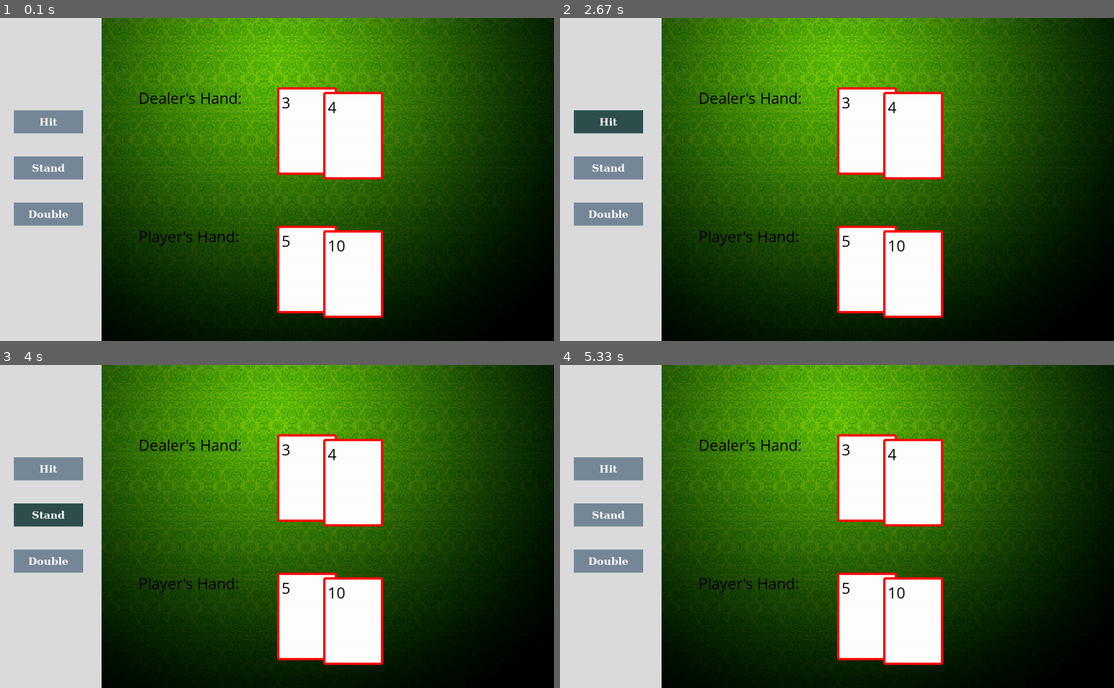
Above: before the commit, frames 1-4 (two rows, left to right).
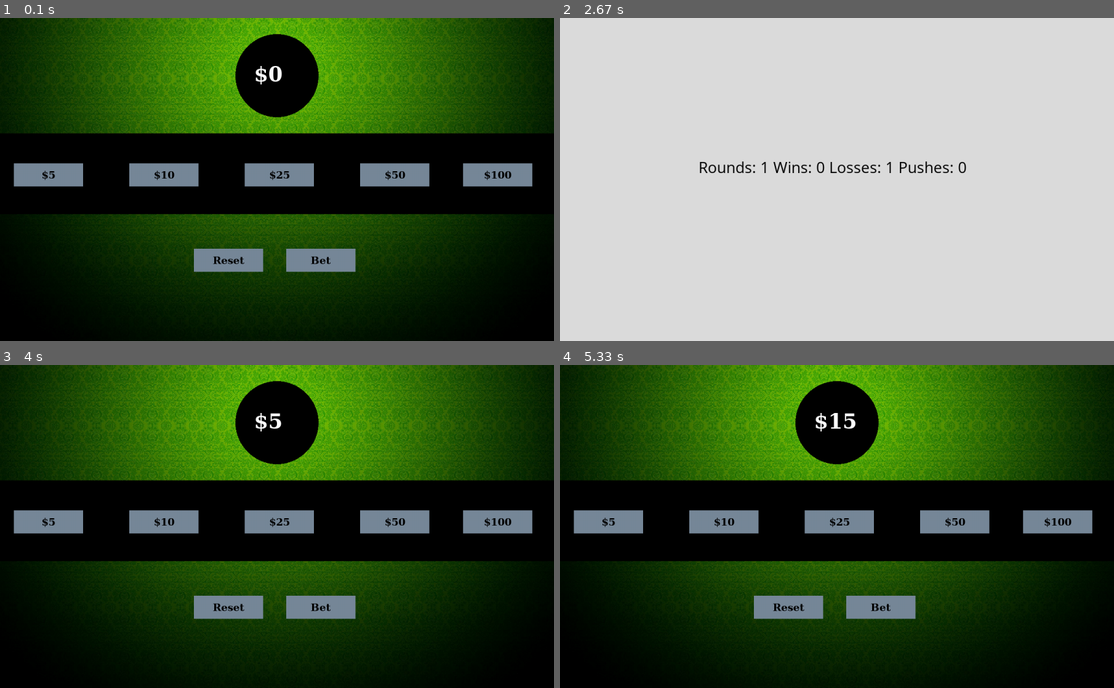
Above: after the commit, the same moments.

Repository: deograciasong/5001-Project
Game: pygame game, started from test_xinui.py
Same seed, same stepped clock (60 frames per second), same inputs: the game is played once before the commit and once after it.
Inputs (mouse positions are in pixels of both pictures, inside the frame that each line leads up to):
- Up to frame 1 (0.1 s): type "1 (at the terminal prompt)" at 0 s
- Up to frame 2 (2.67 s): click (837, 179) at 0.38 s; click (892, 250) at 0.72 s; click "Hit" at 1.05 s; click "Hit" at 2.38 s
- Up to frame 3 (4 s): click (49, 523) at 3.72 s, where only the run after the commit has a clickable "$5"
- Up to frame 4 (5.33 s): click (726, 523) at 5.05 s, where only the run after the commit has a clickable "$10"

The runs differ from the first frame. In frame 1, 50% of the frame differs, in the area x 0-100%, y 0-100%; in frame 2, 84%, in the area x 2-100%, y 0-100%; in frame 3, 50%; in frame 4, 50%.

Commit message:
merge_two_function

Diff:
--- a/richard_update_1208.py
+++ /dev/null
@@ -1,277 +0,0 @@
-import copy
-import random
-import time
-
-import pygame
-from constants import *
-from hand import Hand
-from deck import Deck
-from button import Button
-
-clock = pygame.time.Clock()
-pygame.init()
-gameDisplay = pygame.display.set_mode((display_width, display_height))
-
-
-def choose_bet():
-    """
-    displays a screen for the user to select which bet size they would like to choose
-    parameters: None
-    returns: bet (int)
-    """
-
-    # creating a button for the betting options
-    button_5 = Button("$5", 30, 315, 150, 50)
-    button_10 = Button("$10", 280, 315, 150, 50)
-    button_25 = Button("$25", 530, 315, 150, 50)
-    button_50 = Button("$50", 780, 315, 150, 50)
-    button_100 = Button("$100", 1003, 315, 150, 50)
-    button_reset = Button("Reset", 420, 500, 150, 50)
-    button_bet = Button("Bet", 620, 500, 150, 50)
-
-    bet = 0
-    run = True
-    while run:
-        gameDisplay.blit(scaled_image, [0, 0])
-        pygame.draw.rect(
-            gameDisplay, black, pygame.Rect(0, 250, display_width, display_height / 4)
-        )
-
-        # event handler
-        for event in pygame.event.get():
-            # quit game
-            if event.type == pygame.QUIT:
-                run = False
-
-        # checking if a button was clicked and acting accordingly
-        if button_5.check_click():
-            bet += 5
-        if button_10.check_click():
-            bet += 10
-        if button_25.check_click():
-            bet += 25
-        if button_50.check_click():
-            bet += 50
-        if button_100.check_click():
-            bet += 100
-        if button_reset.check_click():
-            bet = 0
-        if button_bet.check_click():
-            run = False
-
-        # draws the buttons
-        button_5.draw()
-        button_10.draw()
-        button_25.draw()
-        button_50.draw()
-        button_100.draw()
-        button_reset.draw()
-        button_bet.draw()
-
-        # visualize the current bet state
-        pygame.draw.circle(gameDisplay, black, (600, 125), 90)
-        surf = font_bet.render(f"${bet}", True, white)
-        gameDisplay.blit(surf, (550, 95))
-
-        pygame.display.update()
-    return bet
-
-
-def player_action(player, shoe, bet):
-    """
-    performs all actions requested by the player
-    determines which button is clicked by user then acts accordingly
-    parameters: player (object: Class Hand)
-    returns: bet (int, value of the bet)
-    """
-
-    # creating the player action buttons
-    hit_button = Button("Hit", 30, 200, 150, 50)
-    stand_button = Button("Stand", 30, 300, 150, 50)
-    double_button = Button("Double", 30, 400, 150, 50)
-
-    run = True
-    while run:
-        gameDisplay.blit(scaled_image, [0, 0])
-        pygame.draw.rect(gameDisplay, grey, pygame.Rect(0, 0, 220, 700))
-
-        # event handler
-        for event in pygame.event.get():
-            # quit game
-            if event.type == pygame.QUIT:
-                run = False
-
-        # checking if the hit button was clicked and acting accordingly
-        if hit_button.check_click():
-            print("Hit")
-            player.add_card(shoe.draw_card())
-            player.calc_value()
-            print(player)
-            if player.get_value() > 21:
-                run = False
-
-        # checking if the stand button was clicked and acting accordingly
-        if stand_button.check_click():
-            run = False
-            print("Stand")
-
-        # checking if the double button was clicked and acting accordingly
-        if double_button.check_click():
-            print("Double")
-            player.add_card(shoe.draw_card())
-            player.calc_value()
-            print(player)
-            bet *= 2
-            run = False
-
-        # drawing the buttons
-        hit_button.draw()
-        stand_button.draw()
-        double_button.draw()
-
-        pygame.display.update()
-    return bet
-
-
-def dealer_action(dealer, shoe):
-    """
-    performs all actions of a dealer once the player action is over
-    draws cards until the dealer's card values are over 16
-    """
-    while dealer.get_value() < 16:
-        dealer.add_card(shoe.draw_card)
-        dealer.calc_value()
-
-
-def update_display(rounds, wins, losses, pushes):
-    # update statistics and visualize
-    gameDisplay.fill(
-        grey, pygame.Rect(0, 0, display_width, display_height)
-    )  # Clear a specific area of the display
-    statistics_text = textfont.render(
-        f"Rounds: {rounds} Wins: {wins} Losses: {losses} Pushes: {pushes}", True, black
-    )
-    gameDisplay.blit(statistics_text, (300, 300))
-    pygame.display.update()
-    time.sleep(1)
-
-
-def main():
-    run = True
-    decks = 8
-    cut_off = 52 * decks * 0.20
-
-    # initialize a deck class here
-    shoe = Deck()
-
-    # initialize stats
-    wins = 0
-    losses = 0
-    pushes = 0
-    rounds = 0
-
-    # initialize bankroll
-    bank = int(input("How much money are you willing to lose?" "(gamble responsibly!)"))
-
-    pygame.display.set_caption("Pygame Blackjack!")
-    gameDisplay.blit(scaled_image, [0, 0])
-    pygame.draw.rect(gameDisplay, grey, pygame.Rect(0, 0, 220, 700))
-
-    while (shoe.get_remaining_cards() > cut_off) and run:
-        # generate user input for bet
-        bet = choose_bet()
-
-        # create player hand (object)
-        # create dealer hand (object)
-        player = Hand(cards=[], value=0)
-        dealer = Hand(cards=[], value=0)
-
-        for i in range(2):
-            player.add_card(shoe.draw_card())
-            dealer.add_card(shoe.draw_card())
-
-        player.calc_value()
-        dealer.calc_value()
-
-        # Display player's hand
-        player_cards = player.cards
-        for i, card in enumerate(player_cards):
-            card_text = textfont.render(str(card), True, black)
-            card_rect = pygame.Rect(600 + i * 100, 450 + i * 10, 130, 190)
-            pygame.draw.rect(gameDisplay, white, card_rect, 0, 5)  # Draw a rectangle
-            gameDisplay.blit(card_text, (card_rect.x + 10, card_rect.y + 10))
-            pygame.draw.rect(
-                gameDisplay, red, card_rect, 5, 5
-            )  # Draw a rectangle with a border
-
-        # Display dealer's hand
-        dealer_cards = dealer.cards
-        for i, card in enumerate(dealer_cards):
-            card_text = textfont.render(str(card), True, black)
-            card_rect = pygame.Rect(600 + i * 100, 150 + i * 10, 130, 190)
-            pygame.draw.rect(gameDisplay, white, card_rect, 0, 5)  # Draw a rectangle
-            gameDisplay.blit(card_text, (card_rect.x + 10, card_rect.y + 10))
-            pygame.draw.rect(
-                gameDisplay, red, card_rect, 5, 5
-            )  # Draw a rectangle with a border
-
-        pygame.display.update()
-
-        # Display cards using Pygame GUI
-        player_hand_text = textfont.render("Player's Hand: ", True, black)
-        dealer_hand_text = textfont.render("Dealer's Hand: ", True, black)
-
-        gameDisplay.blit(player_hand_text, (300, 450))
-        gameDisplay.blit(dealer_hand_text, (300, 150))
-
-        pygame.display.update()
-        # display both hands
-
-        # create a loop for player action
-        # generate user input to determine action
-        # display new player hand
-        print(player)
-        bet = player_action(player, shoe, bet)
-        if player.get_value() > 21:
-            losses += 1
-            bank -= bet
-            rounds += 1
-            update_display(rounds, wins, losses, pushes)
-            continue
-
-        # create loop for dealer action
-        # hit until can no longer hit or bust
-        # display new dealer hand
-        dealer_action(dealer, shoe)
-        if dealer.get_value() > 21:
-            wins += 1
-            bank += bet
-            rounds += 1
-            update_display(rounds, wins, losses, pushes)
-            continue
-
-        # determine who won
-        # calculate the remaining balance of the player
-        if player.get_value() < dealer.get_value():
-            losses += 1
-            bank -= bet
-            rounds += 1
-        elif player.get_value() > dealer.get_value():
-            wins += 1
-            bank += bet
-            rounds += 1
-        else:
-            pushes += 1
-            rounds += 1
-
-        update_display(rounds, wins, losses, pushes)
-
-        for event in pygame.event.get():
-            if event.type == pygame.QUIT:
-                run = False
-            pygame.display.flip()
-    pygame.quit()
-
-
-if __name__ == "__main__":
-    main()
--- a/test_xinui.py
+++ b/test_xinui.py
@@ -1,41 +1,80 @@
 import copy
 import random
+import time
+
 import pygame
-import time
-from time import sleep
 from constants import *
 from hand import Hand
 from deck import Deck
-
+from button import Button
+
+clock = pygame.time.Clock()
 pygame.init()
-
-clock = pygame.time.Clock()
-
 gameDisplay = pygame.display.set_mode((display_width, display_height))
 
 
-def buttons(msg, x, y, w, h, ic, ac):
-    font = pygame.font.SysFont("Georgia", 25, bold=True)
-    surf = font.render(msg, True, "white")
-    button = pygame.Rect(x, y, w, h)
-
-    for events in pygame.event.get():
-        if events.type == pygame.MOUSEBUTTONDOWN:
-            if button.collidepoint(events.pos):
-                return msg
-    a, b = pygame.mouse.get_pos()
-    if button.x <= a <= button.x + w and button.y <= b <= button.y + h:
-        pygame.draw.rect(gameDisplay, ac, button)
-    else:
-        pygame.draw.rect(gameDisplay, ic, button)
-    text_x = (
-        button.x + (w - surf.get_width()) // 2
-    )  # Calculate the x-coordinate for center alignment
-    text_y = (
-        button.y + (h - surf.get_height()) // 2
-    )  # Calculate the y-coordinate for center alignment
-    gameDisplay.blit(surf, (text_x, text_y))
-    pygame.display.update()
+def choose_bet():
+    """
+    displays a screen for the user to select which bet size they would like to choose
+    parameters: None
+    returns: bet (int)
+    """
+
+    # creating a button for the betting options
+    button_5 = Button("$5", 30, 315, 150, 50)
+    button_10 = Button("$10", 280, 315, 150, 50)
+    button_25 = Button("$25", 530, 315, 150, 50)
+    button_50 = Button("$50", 780, 315, 150, 50)
+    button_100 = Button("$100", 1003, 315, 150, 50)
+    button_reset = Button("Reset", 420, 500, 150, 50)
+    button_bet = Button("Bet", 620, 500, 150, 50)
+
+    bet = 0
+    run = True
+    while run:
+        gameDisplay.blit(scaled_image, [0, 0])
+        pygame.draw.rect(
+            gameDisplay, black, pygame.Rect(0, 250, display_width, display_height / 4)
+        )
+
+        # event handler
+        for event in pygame.event.get():
+            # quit game
+            if event.type == pygame.QUIT:
+                run = False
+
+        # checking if a button was clicked and acting accordingly
+        if button_5.check_click():
+            bet += 5
+        if button_10.check_click():
+            bet += 10
+        if button_25.check_click():
+            bet += 25
+        if button_50.check_click():
+            bet += 50
+        if button_100.check_click():
+            bet += 100
+        if button_reset.check_click():
+            bet = 0
+        if button_bet.check_click():
+            run = False
+
+        # draws the buttons
+        button_5.draw()
+        button_10.draw()
+        button_25.draw()
+        button_50.draw()
+        button_100.draw()
+        button_reset.draw()
+        button_bet.draw()
+
+        # visualize the current bet state
+        pygame.draw.circle(gameDisplay, black, (600, 125), 90)
+        surf = font_bet.render(f"${bet}", True, white)
+        gameDisplay.blit(surf, (550, 95))
+
+        pygame.display.update()
+    return bet
 
 
 def player_action(player, shoe, bet):
@@ -45,41 +84,82 @@
     parameters: player (object: Class Hand)
     returns: bet (int, value of the bet)
     """
+
+    # creating the player action buttons
+    hit_button = Button("Hit", 30, 200, 150, 50)
+    stand_button = Button("Stand", 30, 300, 150, 50)
+    double_button = Button("Double", 30, 400, 150, 50)
+
     run = True
     while run:
-        hit = buttons("Hit", 30, 200, 150, 50, light_slat, dark_slat)
-        if hit == "Hit":
+        gameDisplay.blit(scaled_image, [0, 0])
+        pygame.draw.rect(gameDisplay, grey, pygame.Rect(0, 0, 220, 700))
+
+        # event handler
+        for event in pygame.event.get():
+            # quit game
+            if event.type == pygame.QUIT:
+                run = False
+
+        # checking if the hit button was clicked and acting accordingly
+        if hit_button.check_click():
+            print("Hit")
             player.add_card(shoe.draw_card())
             player.calc_value()
+            print(player)
             if player.get_value() > 21:
                 run = False
-                print("bust")
-            time.sleep(0.1)  # Add a small delay to reduce lag
-
-        stand = buttons("Stand", 30, 300, 150, 50, light_slat, dark_slat)
-        if stand == "Stand":
+
+        # checking if the stand button was clicked and acting accordingly
+        if stand_button.check_click():
             run = False
-            print("stand")
-
-        double = buttons("Double", 30, 400, 150, 50, light_slat, dark_slat)
-        if double == "Double":
+            print("Stand")
+
+        # checking if the double button was clicked and acting accordingly
+        if double_button.check_click():
+            print("Double")
             player.add_card(shoe.draw_card())
             player.calc_value()
+            print(player)
             bet *= 2
             run = False
-            print("double")
-        for event in pygame.event.get():
-            if event.type == pygame.QUIT:
-                run = False
+
+        # drawing the buttons
+        hit_button.draw()
+        stand_button.draw()
+        double_button.draw()
+
+        pygame.display.update()
     return bet
+
+
+def dealer_action(dealer, shoe):
+    """
+    performs all actions of a dealer once the player action is over
+    draws cards until the dealer's card values are over 16
+    """
+    while dealer.get_value() < 16:
+        dealer.add_card(shoe.draw_card)
+        dealer.calc_value()
+
+
+def update_display(rounds, wins, losses, pushes):
+    # update statistics and visualize
+    gameDisplay.fill(
+        grey, pygame.Rect(0, 0, display_width, display_height)
+    )  # Clear a specific area of the display
+    statistics_text = textfont.render(
+        f"Rounds: {rounds} Wins: {wins} Losses: {losses} Pushes: {pushes}", True, black
+    )
+    gameDisplay.blit(statistics_text, (300, 300))
+    pygame.display.update()
+    time.sleep(1)
 
 
 def main():
     run = True
     decks = 8
-
-    shoe = 52 * decks
-    cut_off = shoe * 0.20
+    cut_off = 52 * decks * 0.20
 
     # initialize a deck class here
     shoe = Deck()
@@ -93,14 +173,14 @@
     # initialize bankroll
     bank = int(input("How much money are you willing to lose?" "(gamble responsibly!)"))
 
-    screen = pygame.display.set_mode([display_width, display_height])
     pygame.display.set_caption("Pygame Blackjack!")
     gameDisplay.blit(scaled_image, [0, 0])
     pygame.draw.rect(gameDisplay, grey, pygame.Rect(0, 0, 220, 700))
 
     while (shoe.get_remaining_cards() > cut_off) and run:
         # generate user input for bet
-        bet = 1
+        bet = choose_bet()
+
         # create player hand (object)
         # create dealer hand (object)
         player = Hand(cards=[], value=0)
@@ -112,8 +192,6 @@
 
         player.calc_value()
         dealer.calc_value()
-
-        print(player)
 
         # Display player's hand
         player_cards = player.cards
@@ -147,29 +225,33 @@
         gameDisplay.blit(dealer_hand_text, (300, 150))
 
         pygame.display.update()
+        # display both hands
 
         # create a loop for player action
         # generate user input to determine action
         # display new player hand
+        print(player)
         bet = player_action(player, shoe, bet)
-        print(player)
         if player.get_value() > 21:
             losses += 1
             bank -= bet
             rounds += 1
+            update_display(rounds, wins, losses, pushes)
             continue
 
         # create loop for dealer action
         # hit until can no longer hit or bust
         # display new dealer hand
+        dealer_action(dealer, shoe)
         if dealer.get_value() > 21:
             wins += 1
             bank += bet
             rounds += 1
+            update_display(rounds, wins, losses, pushes)
             continue
 
         # determine who won
-        # calculate the remaining balance of the player\
+        # calculate the remaining balance of the player
         if player.get_value() < dealer.get_value():
             losses += 1
             bank -= bet
@@ -181,22 +263,14 @@
         else:
             pushes += 1
             rounds += 1
-        # update statistics and visualize
-        gameDisplay.fill(
-            grey, pygame.Rect(200, 600, display_width, display_height)
-        )  # Clear a specific area of the display
-        statistics_text = textfont.render(
-            f"Rounds: {rounds} Wins: {wins} Losses: {losses} Pushes: {pushes}",
-            True,
-            black,
-        )
-        gameDisplay.blit(statistics_text, (250, 600))
+
+        update_display(rounds, wins, losses, pushes)
 
         for event in pygame.event.get():
             if event.type == pygame.QUIT:
                 run = False
             pygame.display.flip()
-        pygame.quit()
+    pygame.quit()
 
 
 if __name__ == "__main__":
